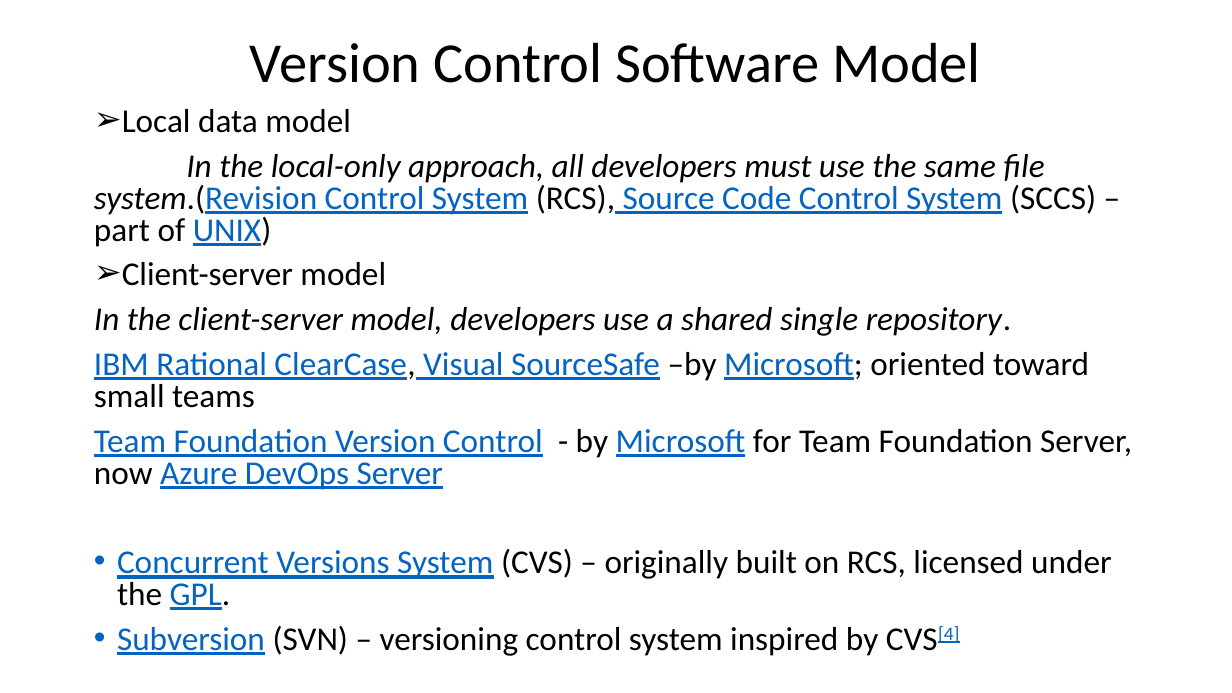
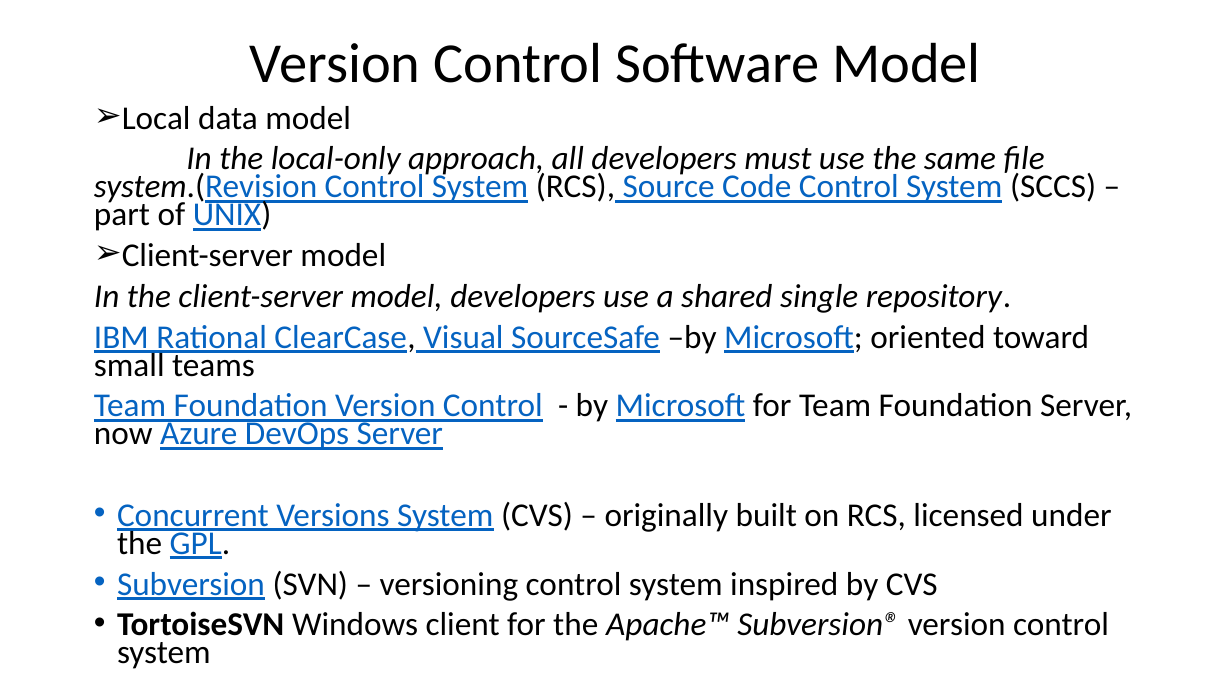
Before and after one commit to mhgulen/Dosyalar, a slide deck: slide 6 of Version Control Protocols.pptx (slide 4 before the commit). Drawn at 1232x693 pixels with LibreOffice and Linux fonts; fonts in the diff are those of the drawing. Boxes give left, top, right and bottom in pixels: in the first picture for what was removed or moved away, otherwise in the second. Text is boxed around its words. In the diff, an @@ line names an element or a change of style, - is before the commit and + after.

```diff
--- a/Version Control Protocols.pptx
+++ b/Version Control Protocols.pptx
@@ text at <box>94,106,1132,559</box>: line spacing 0.8 to 0.7 @@
@@ text at <box>117,571,1109,669</box>: text changed @@
-• Subversion (SVN) – versioning control system inspired by CVS[4]
+• Subversion (SVN) – versioning control system inspired by CVS
+• TortoiseSVN Windows client for the Apache™ Subversion® version control system
```
Also in this commit, not shown: 7 slides added.
